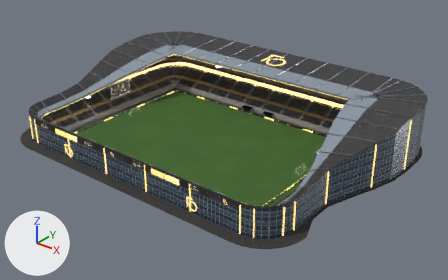
A saved change to the glTF model public/models/buildings/terrain_L5.glb.
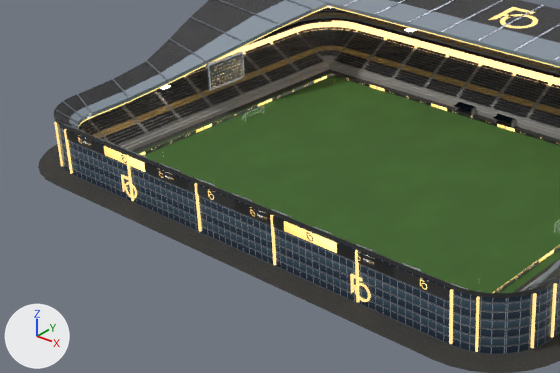
Each version appears first whole from a camera (50 mm lens) standing at (179.5, -213.0, 134.6) and looking at (7.4, 2.1, 1.2), and next in a close-up on the part from 0% to 66% of the width and 18% to 89% of the height. Arrows for +X, +Y and +Z are at lower left; the lights stay in place. The older version's two pictures come first. Where no turn or scale is listed for an object, it has been applied to the vertices. Vertices at exactly the same position are counted once.

Names of what the first close-up shows: 'concrete_L5', 'concrete_dark_L5', 'emissive_boards_L5', 'emissive_led_L5', 'emissive_windows_L5', 'facade_L5', 'membrane_L5', 'pitch_L4_L5', 'roof_glass_L5', 'seats_L5', 'seats_accent_L5', 'steel_L5' and 3 more.
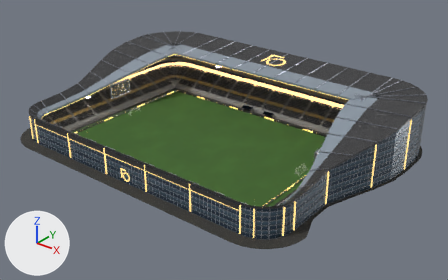
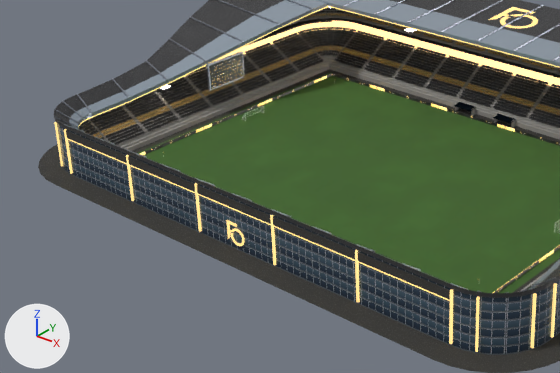
Where the newer file only moved an object's origin or applied its transform, the numbers keep the older frame.

The edits, one by one:
me_concrete_dark_l5 is used by ob_concrete_dark_l5; location (0.0, 4.0, 9.6).
me_concrete_dark_l5 had 631 vertices, 868 faces and spanned x -90.0..90.0, y -66.0..66.0, z -10.0..10.0.
me_concrete_dark_l5 now has 639 vertices, 880 faces and spans x -90.0..90.0, y -66.0..66.0, z -10.0..10.0.
me_concrete_dark_l5 part 1: a new loose piece, a box spanning x -62.0..62.0, y -60.55..-60.3, z 1.28..3.38, in mat_stand_concrete_dark (picture img_concrete_color).
me_emissive_boards_l5 is used by ob_emissive_boards_l5; location (0.0, -9.0, 6.5).
me_emissive_boards_l5 had 32 vertices, 60 faces and spanned x -62.0..62.0, y -47.6..47.6, z -6.5..6.5.
me_emissive_boards_l5 now has 24 vertices, 48 faces and spans x -57.6..57.6, y -29.6..47.6, z -6.5..-5.6.
me_emissive_boards_l5 part 2: the loose piece of 8 vertices spanning x -62.0..62.0, y -47.6..-47.4, z 4.1..6.5 is deleted.
me_emissive_led_l5 is used by ob_emissive_led_l5; location (0.0, 6.2, 13.8).
me_emissive_led_l5 had 990 vertices, 1686 faces and spanned x -89.0..89.0, y -63.0..63.0, z -13.0..13.0.
me_emissive_led_l5 now has 828 vertices, 1358 faces and spans x -89.0..89.0, y -63.0..63.0, z -13.0..13.0.
me_emissive_led_l5 part 3: a new loose piece, a box spanning x -62.0..62.0, y -62.85..-62.55, z -3.15..-2.85, in mat_emissive_led (orange #c7a159, glowing beige #ffde93).
me_emissive_led_l5 part 4: the loose piece of 170 vertices spanning x -41.0..-35.0, y -63.0, z -12.0..-7.0 is moved by (38.0, 0.0, 0.0).
me_emissive_led_l5 part 5: the loose piece of 170 vertices spanning x 35.0..41.0, y -63.0, z -12.0..-7.0 is deleted.

Changed parts and their boxes [x1, y1, x2, y2] in the close-ups (560 x 373 px; the box of a moved part takes in the faces that stretch with it):
part 1 of me_concrete_dark_l5, added
    after: [66, 130, 450, 300]
part 2 of me_emissive_boards_l5, deleted
    before: [66, 130, 450, 301]
part 3 of me_emissive_led_l5, added
    after: [67, 138, 450, 301]
part 4 of me_emissive_led_l5, moved or reshaped
    before: [121, 174, 137, 199]
    after: [226, 220, 245, 246]
part 5 of me_emissive_led_l5, deleted
    before: [350, 274, 371, 302]
